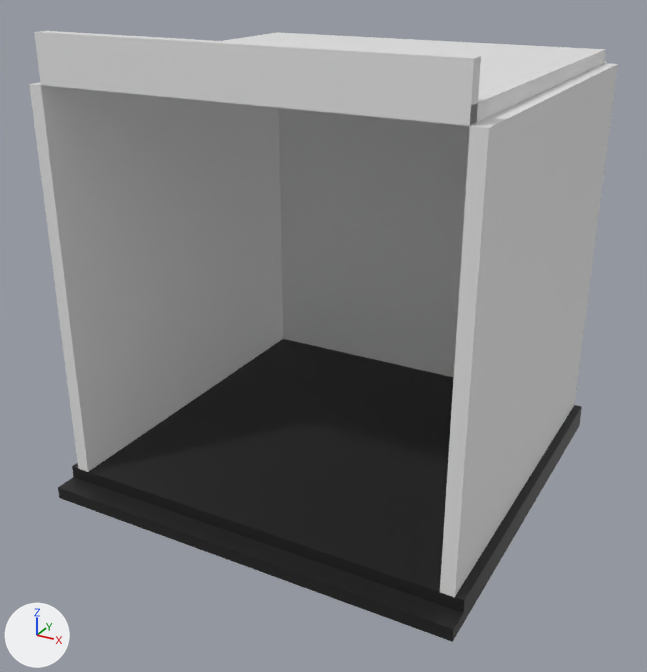
A saved change to the glTF model assets/portal-shared.glb.
Rendered twice from a 50 mm lens placed at (4.64, -8.45, 6.1), pointed at (-0.02, 0.04, 1.86). The lights are fixed; the arrows at lower left show +X, +Y and +Z. The older version comes first. Where no turn or scale is listed for an object, it has been applied to the vertices. Vertices at exactly the same position are counted once.

Objects in the first picture: 'Base', 'ceiling fornt'.
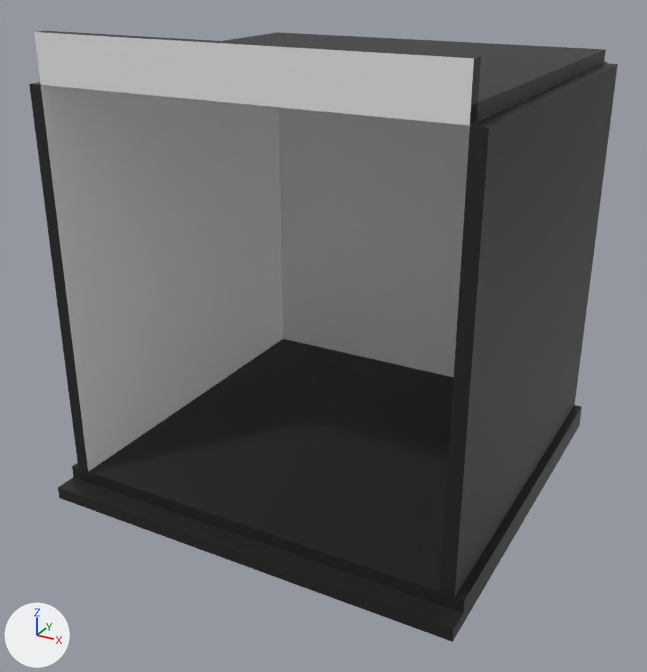
Pixel boxes [x1, y1, x2, y2] of what changed, in the pictures (647 x 672 px):
```json
{"part": 1, "of": "me_cube_005", "change": "recoloured", "before": [29, 31, 618, 597], "after": [29, 31, 618, 597], "on screen": "white to black"}
```

The change, as JSON lines over the scene's bpy script:
```json
{"block": "me_cube_005", "where": "me_cube_005.from_pydata(...)  # 40 vertices, 60 faces; spans x -2.41..2.41, y -4.5..0.16, z -4.5..0.5"}
{"block": "me_cube_005", "where": "# used by ob_ceiling_fornt; location = (0.0, 2.75, 4.8)"}
{"block": "me_cube_005", "change": "me_cube_005 part 1: 50 of the faces centred in x -2.41..2.41, y -4.5..0.16, z -4.5..0.5 switch from mat_export_shared (white #e7e7e7) to mat_export_black (black #1d1d1d)"}
```
